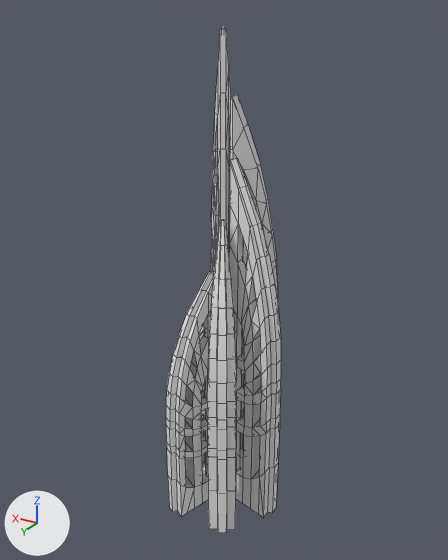
A saved change to the COLLADA model art/Packs/Buildings/SkyCity/buil23.dae.
The view is the same before and after, from a 50 mm camera at (-70.5, 117.1, 128.9) aimed at (0.3, -0.9, 69.9). Arrows for +X, +Y and +Z are at lower left; the lights stay in place. Mesh edges are drawn as thin lines.

Script lines for the objects in view, before the commit:
```python
me_building23_0_b23a_fx = bpy.data.meshes.new('building23-0-b23a-fx')
me_building23_0_b23a_fx.from_pydata(...)  # 336 vertices, 324 faces; spans x -16.0..15.9, y -14.2..14.5, z 6.7..126.5
me_building23_0_b23a_fx.materials.append(mat_material_building23_0_b23a_fx)  # its picture is missing
me_building23_0_b23w_fx = bpy.data.meshes.new('building23-0-b23w-fx')
me_building23_0_b23w_fx.from_pydata(...)  # 864 vertices, 1091 faces; spans x -14.5..14.5, y -14.2..14.4, z 6.7..126.0
me_building23_0_b23w_fx.materials.append(mat_material_building23_0_b23w_fx)  # its picture is missing
ob_s_building23_0_b23a_fx = bpy.data.objects.new('S_building23-0-b23a-fx', me_building23_0_b23a_fx)
ob_s_building23_0_b23a_fx.location = (0.0, 0.0, 0.0)
ob_s_building23_0_b23w_fx = bpy.data.objects.new('S_building23-0-b23w-fx', me_building23_0_b23w_fx)
ob_s_building23_0_b23w_fx.location = (0.0, 0.0, 0.0)
```
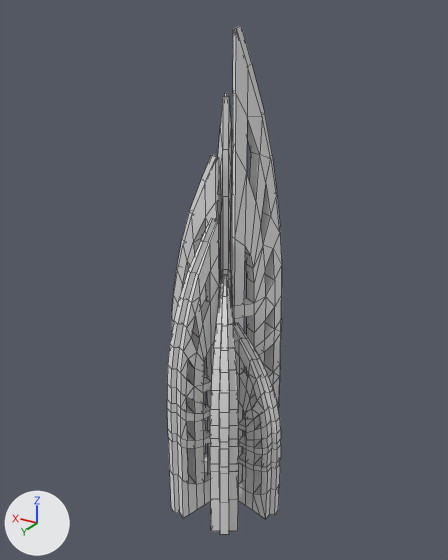
Boxes (x1, y1, x2, y2) around the edits, measured in the pictures (448 x 560 px; the box of a moved part takes in the faces that stretch with it):
'S_building23-0-b23w-fx', reshaped (8% wider): before (175, 29, 278, 530); after (171, 29, 282, 531)
'S_building23-0-b23a-fx', reshaped: before (166, 26, 281, 533); after (167, 26, 282, 534)
part 1 of me_building23_0_b23a_fx, moved or reshaped (not visible before): after (234, 26, 282, 259)
part 2 of me_building23_0_b23a_fx, moved or reshaped (not visible afterwards): before (232, 94, 278, 283)
part 3 of me_building23_0_b23a_fx, moved or reshaped: before (231, 158, 281, 513); after (172, 155, 218, 308)
part 4 of me_building23_0_b23a_fx, moved or reshaped: before (166, 272, 214, 512); after (167, 218, 218, 513)
part 5 of me_building23_0_b23a_fx, moved or reshaped: before (217, 220, 227, 533); after (219, 275, 229, 534)
part 6 of me_building23_0_b23a_fx, moved or reshaped: before (199, 324, 204, 335); after (233, 323, 281, 515)
part 7 of me_building23_0_b23w_fx, moved or reshaped: before (185, 330, 206, 475); after (233, 322, 272, 519)
part 8 of me_building23_0_b23w_fx, moved or reshaped: before (211, 29, 231, 272); after (232, 29, 282, 481)
part 9 of me_building23_0_b23w_fx, moved or reshaped: before (230, 97, 278, 468); after (218, 96, 233, 306)
part 10 of me_building23_0_b23w_fx, moved or reshaped: before (175, 277, 214, 517); after (210, 275, 239, 531)
part 11 of me_building23_0_b23w_fx, added: after (177, 220, 219, 518)
part 12 of me_building23_0_b23w_fx, added: after (171, 157, 219, 473)
part 13 of me_building23_0_b23w_fx, deleted: before (207, 160, 271, 530)

What changed in the scene script:
```text
Change me_building23_0_b23a_fx:
    where me_building23_0_b23a_fx.from_pydata(...)  # 336 vertices, 324 faces; spans x -16.0..15.9, y -14.2..14.5, z 6.7..126.5
    used by ob_s_building23_0_b23a_fx; location = (0.0, 0.0, 0.0)
    me_building23_0_b23a_fx part 1: the loose piece of 56 vertices spanning x 0.8..8.9, y -14.2..-1.6, z 6.7..126.5 is mirrored in x about its middle, then moved by (-10.6, 0.3, 0.1)
    me_building23_0_b23a_fx part 2: the loose piece of 56 vertices spanning x -9.0..-0.9, y -14.2..-1.6, z 6.7..113.0 is mirrored in x about its middle, then moved by (8.9, 0.3, 0.1)
    me_building23_0_b23a_fx part 3: the loose piece of 56 vertices spanning x -16.0..-2.1, y -1.0..1.2, z 6.7..100.0 is mirrored in x about its middle, then moved by (17.2, 0.3, 0.1)
    me_building23_0_b23a_fx part 4: the loose piece of 56 vertices spanning x 0.8..8.9, y 1.8..14.5, z 6.7..73.2 is scaled about its middle by (1, 1, 1.2), then moved by (-0.8, 0.2, 6.7)
    me_building23_0_b23a_fx part 5: the loose piece of 56 vertices spanning x -9.0..-0.9, y 1.8..14.5, z 6.7..86.4 is scaled about its middle by (0.999, 1, 0.834), then moved by (-0.8, 0.3, -6.5)
    me_building23_0_b23a_fx part 6: the loose piece of 56 vertices spanning x 2.0..15.9, y -1.0..1.3, z 6.7..60.0 is mirrored in x about its middle, then moved by (-18.8, 0.3, 0.1)
Change me_building23_0_b23w_fx:
    used by ob_s_building23_0_b23w_fx; location = (0.0, 0.0, 0.0)
    remove me_building23_0_b23w_fx.from_pydata(...)  # 864 vertices, 1091 faces; spans x -14.5..14.5, y -14.2..14.4, z 6.7..126.0
    add me_building23_0_b23w_fx.from_pydata(...)  # 864 vertices, 1091 faces; spans x -15.4..13.6, y -13.9..14.7, z 6.7..126.0
    me_building23_0_b23w_fx part 7: the loose piece of 144 vertices spanning x 2.1..14.5, y -3.3..3.6, z 6.7..59.7 is mirrored in x about its middle, then moved by (-17.4, 0.3, 0.1)
    me_building23_0_b23w_fx part 8: the loose piece of 144 vertices spanning x 0.5..10.2, y -14.2..-1.4, z 6.7..126.0 is mirrored in x about its middle, then moved by (-11.6, 0.3, 0.1)
    me_building23_0_b23w_fx part 9: the loose piece of 144 vertices spanning x -10.3..-0.6, y -14.2..-1.4, z 6.7..112.5 is mirrored in x about its middle, then moved by (9.9, 0.3, 0.1)
    me_building23_0_b23w_fx part 10: the loose piece of 144 vertices spanning x 0.5..10.2, y 1.6..14.4, z 6.7..72.9 is mirrored in x about its middle, then moved by (-11.6, 0.3, 0.1)
    me_building23_0_b23w_fx part 11: a new loose piece of 144 vertices spanning x -0.4..9.4, y 1.9..14.7, z 6.7..86.1, in mat_material_building23_0_b23w_fx (its picture is missing)
    me_building23_0_b23w_fx part 12: a new loose piece of 144 vertices spanning x 1.3..13.6, y -3.1..3.8, z 6.7..99.6, in mat_material_building23_0_b23w_fx (its picture is missing)
    me_building23_0_b23w_fx part 13
    288 vertices are removed from x -14.5..-0.6, y -3.3..14.4, z 6.7..99.5
    365 faces are deleted
```
